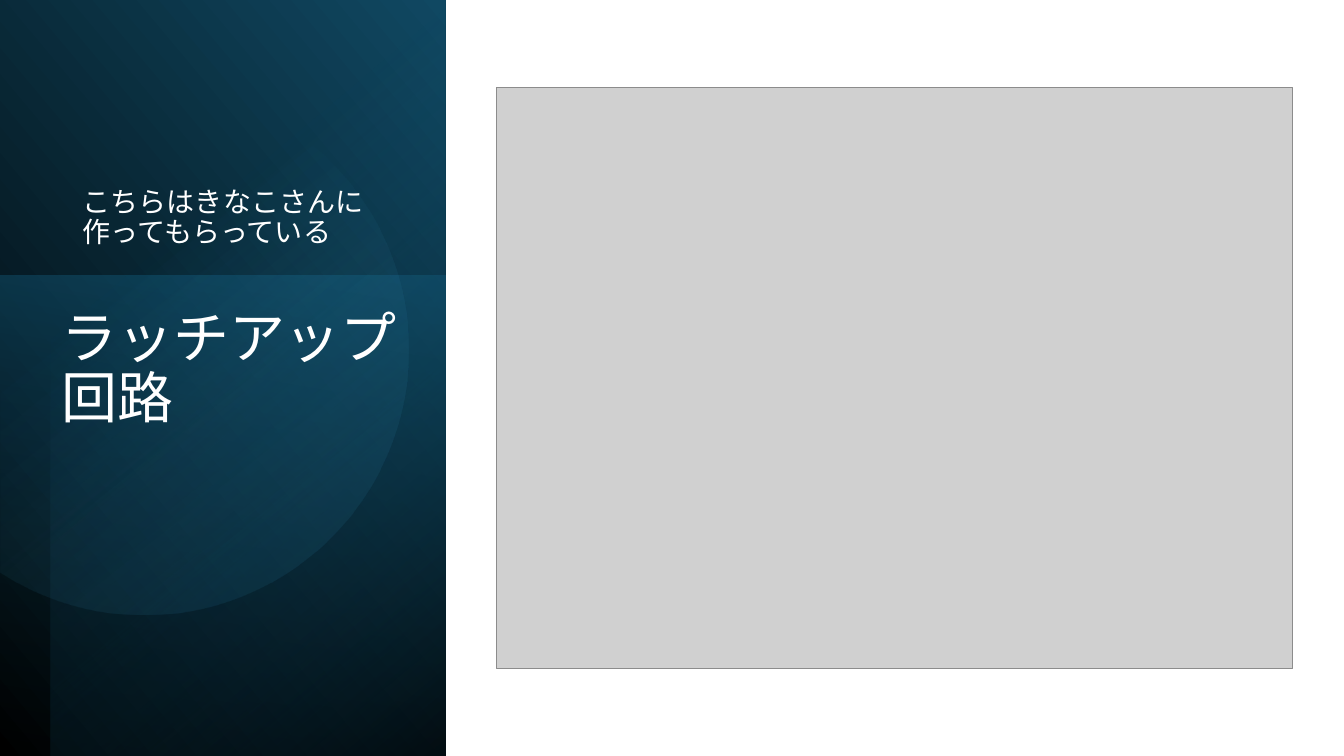
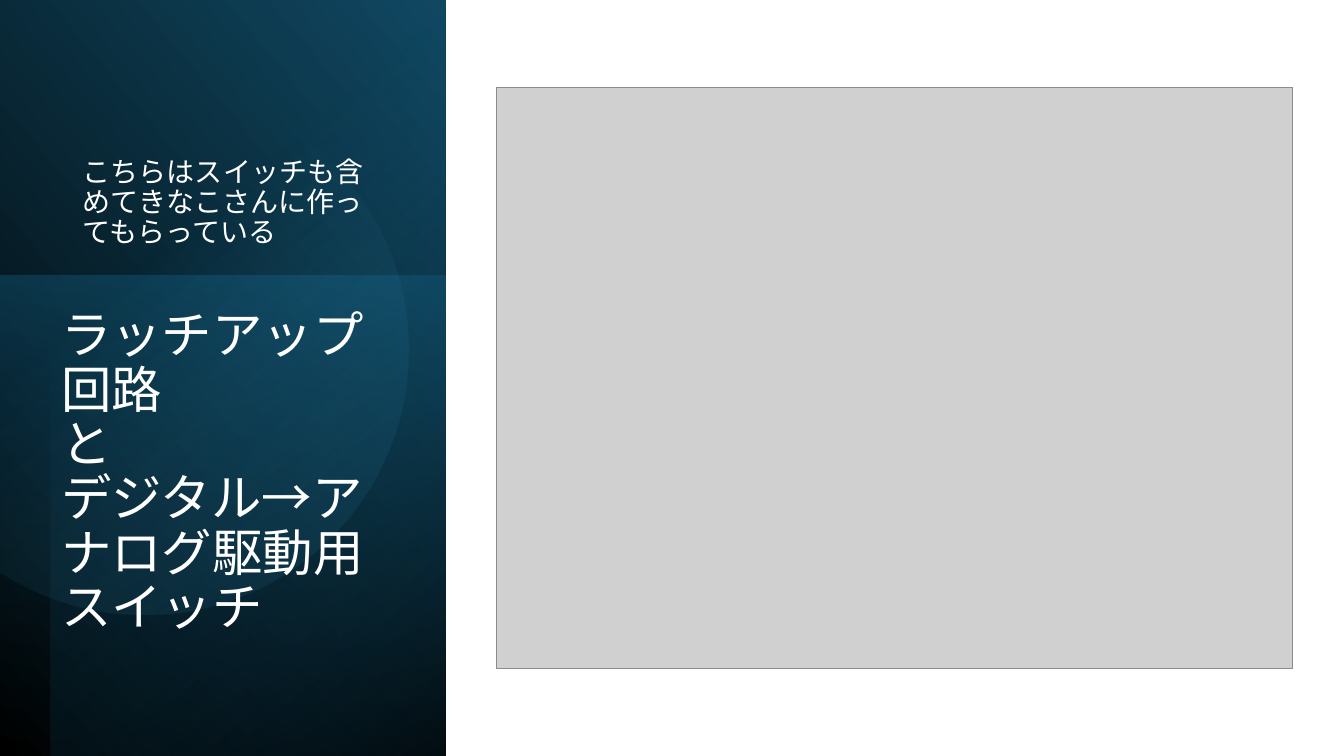
Before and after one commit to ishi-kai/Chipathon2023_ADC, a slide deck: slide 9 of review/0407/noritsuna_sampleADC_Analyze.pptx. Drawn at 1344x756 pixels with LibreOffice and Linux fonts; fonts in the diff are those of the drawing; grey boxes stand for pictures. Boxes give left, top, right and bottom in pixels: in the first picture for what was removed or moved away, otherwise in the second. Text is boxed around its words. In the diff, an @@ line names an element or a change of style, - is before the commit and + after.

```diff
--- a/review/0407/noritsuna_sampleADC_Analyze.pptx
+++ b/review/0407/noritsuna_sampleADC_Analyze.pptx
@@ text at bbox=[83, 158, 363, 244]: text changed @@
-こちらはきなこさんに作ってもらっている
+こちらはスイッチも含めてきなこさんに作ってもらっている
@@ title at bbox=[61, 311, 363, 629]: text changed; size 40 to 36 pt @@
-ラッチアップ回路
+ラッチアップ回路
+と
+デジタル→アナログ駆動用スイッチ
```
Also in this commit, not shown: 1 other slide changed, 1 other file.
